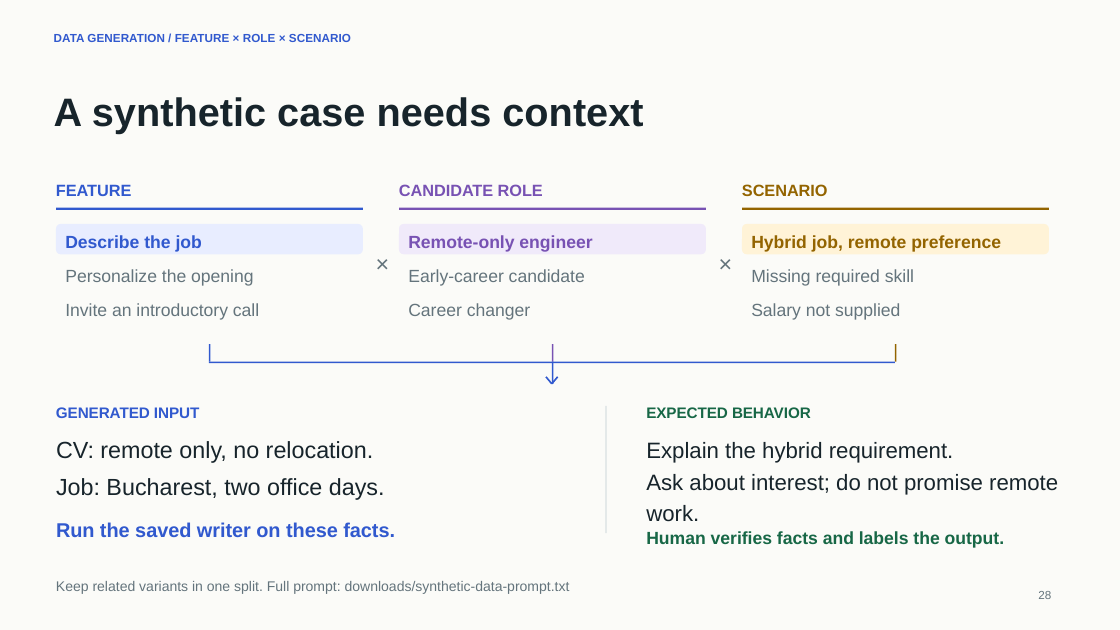
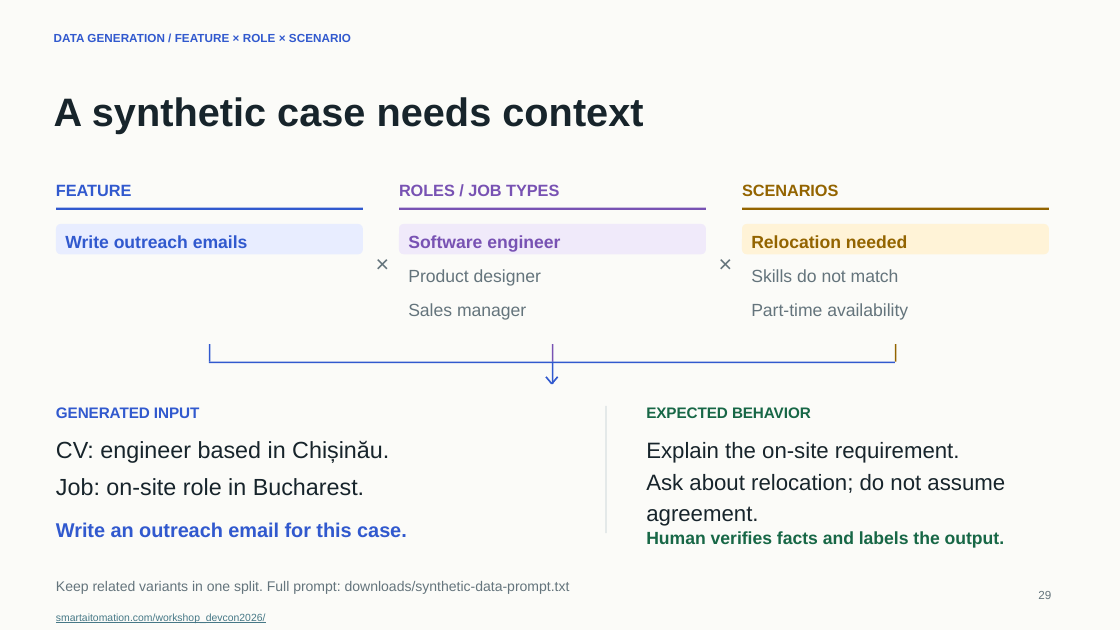
Before and after one commit to smartaitomation/smartaitomation.github.io, a slide deck: slide 29 of workshop_devcon2026/downloads/recruiting-email-evals.pptx (slide 28 before the commit). Drawn at 1120x630 pixels with LibreOffice and Linux fonts; fonts in the diff are those of the drawing. Boxes give left, top, right and bottom in pixels: in the first picture for what was removed or moved away, otherwise in the second. Text is boxed around its words. In the diff, an @@ line names an element or a change of style, - is before the commit and + after.

Commit message:
Clarify synthetic case axes and add workshop QR and slide links

```diff
--- a/workshop_devcon2026/downloads/recruiting-email-evals.pptx
+++ b/workshop_devcon2026/downloads/recruiting-email-evals.pptx
@@ text at [399,184,559,196]: text changed @@
-CANDIDATE ROLE
+ROLES / JOB TYPES
@@ text at [742,184,838,196]: text changed @@
-SCENARIO
+SCENARIOS
@@ text removed at [65,235,202,252] @@
-Describe the job
@@ text added at [65,235,248,248], 11.2 pt, text #3159CE, bold @@
+Write outreach emails
@@ text at [408,235,560,252]: text changed @@
-Remote-only engineer
+Software engineer
@@ text removed at [751,235,1001,252] @@
-Hybrid job, remote preference
@@ text added at [751,235,907,248], 11.2 pt, text #936400, bold @@
+Relocation needed
@@ text removed at [65,269,253,286] @@
-Personalize the opening
@@ text removed at [408,269,585,286] @@
-Early-career candidate
@@ text added at [408,269,541,286], 11.2 pt, text #64747C @@
+Product designer
@@ text at [751,269,899,282]: text changed @@
-Missing required skill
+Skills do not match
@@ text removed at [65,303,259,320] @@
-Invite an introductory call
@@ text at [408,303,526,320]: text changed @@
-Career changer
+Sales manager
@@ text at [751,303,908,320]: text changed @@
-Salary not supplied
+Part-time availability
@@ text at [56,441,389,463]: text changed @@
-CV: remote only, no relocation.
+CV: engineer based in Chișinău.
@@ text at [646,442,960,463]: text changed @@
-Explain the hybrid requirement.
+Explain the on-site requirement.
@@ text at [56,478,364,496]: text changed @@
-Job: Bucharest, two office days.
+Job: on-site role in Bucharest.
@@ text at [646,474,1005,493]: text changed @@
-Ask about interest; do not promise remote
+Ask about relocation; do not assume
@@ text removed at [646,505,699,522] @@
-work.
@@ text added at [646,506,758,526], 14.2 pt, text #17242B @@
+agreement.
@@ text at [56,522,407,537]: text changed @@
-Run the saved writer on these facts.
+Write an outreach email for this case.
@@ text added at [56,613,266,623], 6.8 pt, text #467886, underline @@
+smartaitomation.com/workshop_devcon2026/
```
Also in this commit, not shown: 35 other slides changed, 1 slide added, 41 other files.
